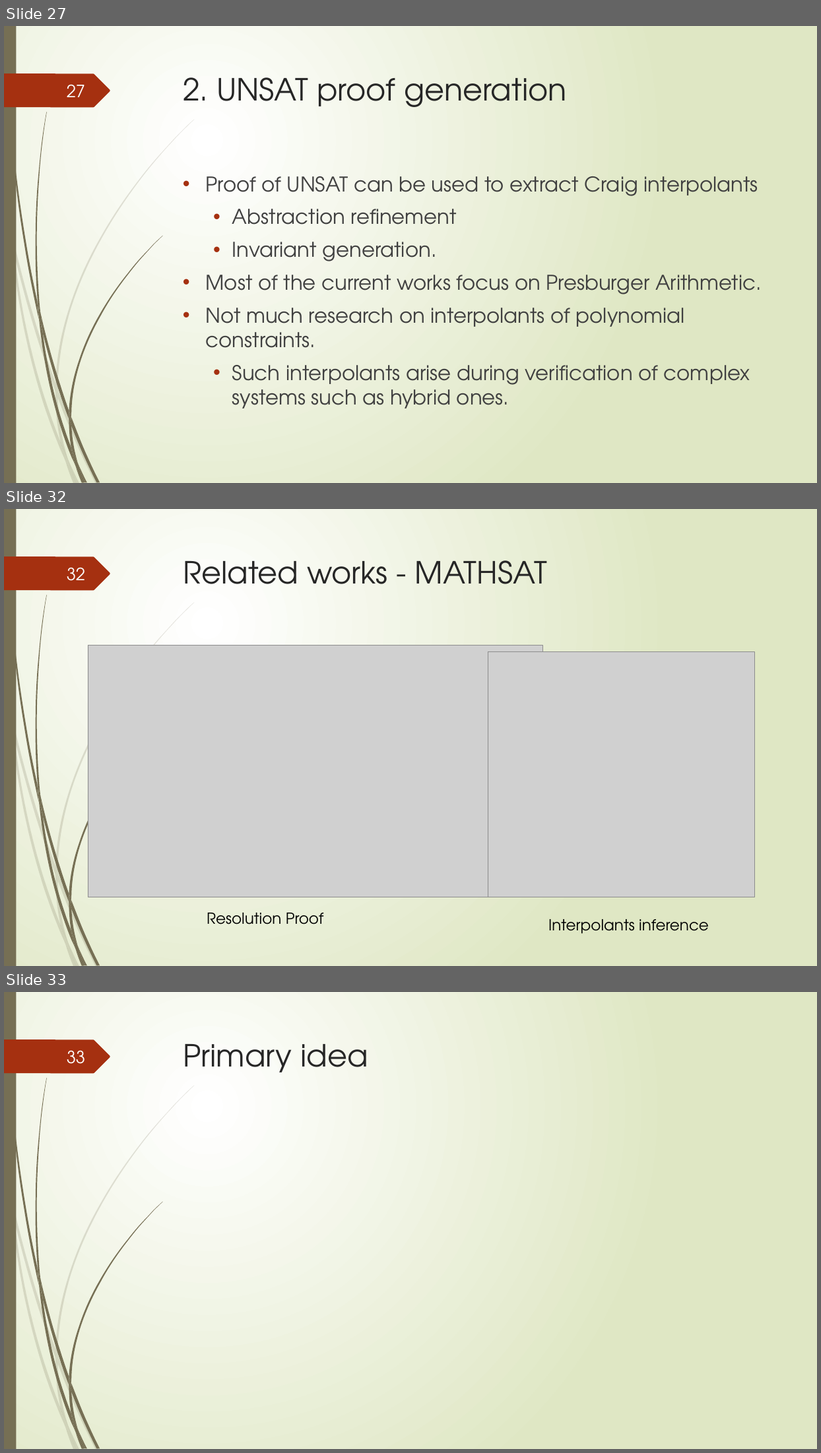
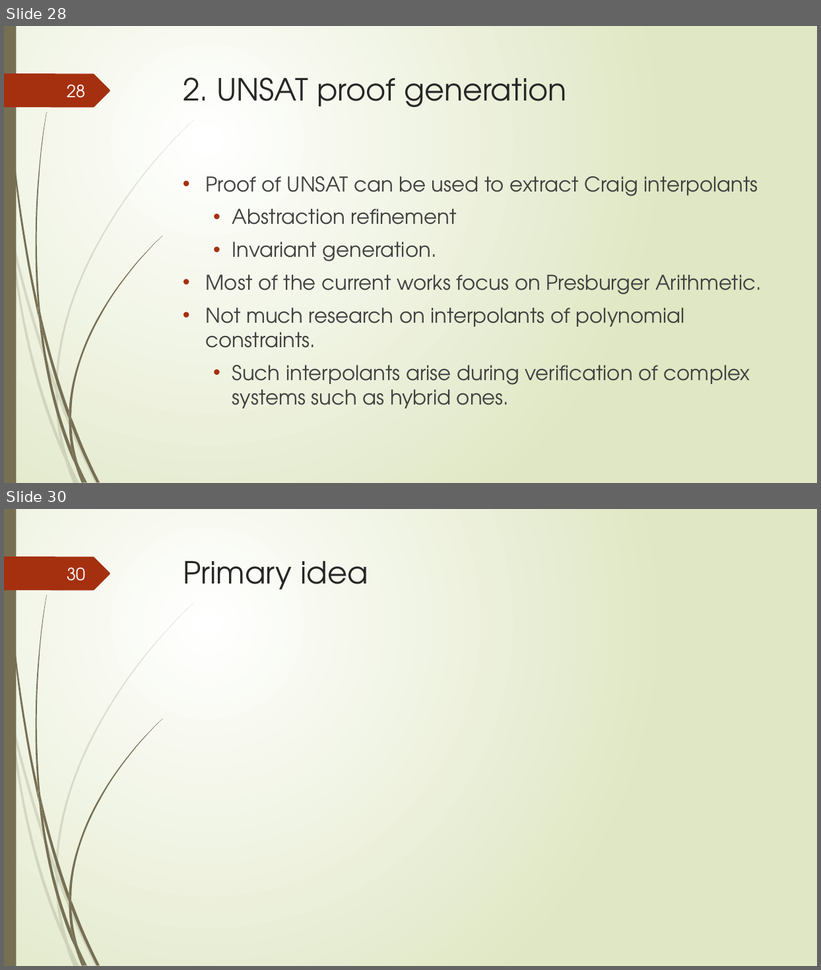
Before and after one commit to tungvx/raSAT, a slide deck: report/midterm.pptx. Shown one above the other, each under a label of ours: slides 27, 32 and 33 before the commit, slides 28 and 30 after it; the slides between them are not shown. The pictures are 821x1453 and 821x970 pixels, drawn with LibreOffice and Linux fonts; fonts in the diff are those of the drawing; grey boxes stand for pictures. Boxes give left, top, right and bottom in pixels: in the first picture for what was removed or moved away, otherwise in the second. Text is boxed around its words. In the diff, an @@ line names an element or a change of style, - is before the commit and + after.

```diff
--- a/report/midterm.pptx
+++ b/report/midterm.pptx
@@ slide 32 removed at box(4, 509, 817, 966), background gradient #FFFFFF to #DFE8C4; not listed: 24 template elements that a slide beside it also shows @@
@@ page number removed at box(67, 567, 85, 581) @@
-32
@@ title removed at box(183, 560, 547, 584) @@
-Related works - MATHSAT
@@ picture removed at box(88, 646, 543, 898) @@
@@ picture removed at box(488, 652, 755, 898) @@
@@ text removed at box(207, 913, 323, 925) @@
-Resolution Proof
@@ text removed at box(548, 920, 709, 934) @@
-Interpolants inference
@@ what was slide 27 is now slide 28 @@
@@ page number at box(67, 84, 85, 98): text changed @@
-27
+28
@@ what was slide 33 is now slide 30 @@
@@ page number at box(67, 567, 85, 581): text changed @@
-33
+30
```
Also in this commit, not shown: 9 slides changed, 3 slides added, 5 other slides removed, 4 other files.
